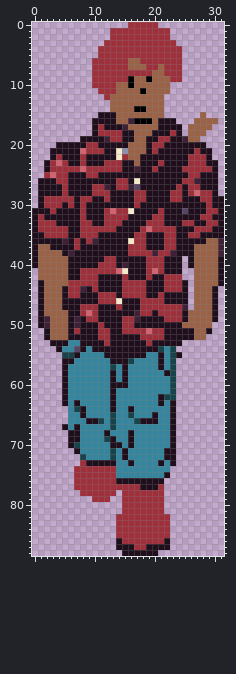
Two versions of one sprite sheet, world-quest/art/Characters/main character/walk_down3.png. Above is the file before it was changed.
The file is 32x89 pixels.
After:
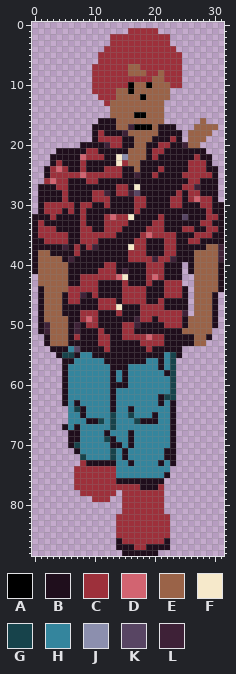
Palette (. is transparent): A #000000  B #1f0e1c  C #9d303b  D #d26471  E #9a6348  F #f6e9cb  G #17434b  H #34859d  J #8c8fae  K #584563  L #3e2137
The exact change:
Changed rows in their new state; - is an unchanged pixel.
first column x 0:
 0 ----------------.....-----------
 1 -------------...-----..---------
 3 ------------.----------.--------
 4 -----------.------------.-------
 6 ----------.-----CC--------------
 7 ------------------C--C----------
 8 ----------------EEE-C-----------
 9 ----------------CCCC--C---------
10 --------------CC---A---CC-------
11 ----------C-----A-E-------------
12 -----------C-C----A---E---------
13 ------------C-------------------
14 -----------------EE-------------
15 -----------..E---AA---------.---
16 ----------.-----EEEE-E..---.-..-
17 -----------B--EELAAA----.-.---E-
18 ------------BBBLE---E--B-----E--
19 --------..-CC------E-BBC-.--E---
20 ----....-BB-LCC-B---B-C--LEE.---
21 ---.----B--B--BB-----C-----B-.--
22 ----B---DCCC---J--E-C-----B-B---
23 --.BCB------BBFCE----B--------.-
24 ----D-BBCBBB-----E--BC---B---B--
25 --BC--CCD--CCCC--L--C----C--CC--
26 -.CD-----CC---BB-B-------B-C----
27 ----C-----BBB---BF------BC-L----
28 ------------L-CCLKB----B---CBB--
29 --BBB-B-BBCC--------------CD---.
30 -----C---C--C-----C----CC---C---
31 .-C-C-C-----BBBBBC---B---B----B-
32 -B-C---------D--F---B----K--B-C-
33 --BB-----B-----C---B-----BB-C-B-
34 ----BB----BB--C---BC--BB-CCBB-C-
35 -C---------CCC---B-DCC----B-CC--
36 --CCCC-BC-C-----B---------CC-BBB
37 -BB--L---CL-----F----------BB---
38 ---BB-BC-----------BBB-C--------
39 -----BL-----BB--CCC-L-CL-B-----L
40 -----------B---B----------------
41 B-------BBB---BL----C-----B-----
42 -----------CCCDF----DCBBB-------
43 -E----BB--------BBBC-----.------
44 -----E--CC--------------------EB
45 --------L-CBBB-------BCCC-------
46 ------CC------BCCC-BB-----------
47 --------BBBCCCF-------BBBB------
48 -----B---C----C--B--C----L.-----
49 --E----BCD-----BB-CC-C----------
50 ---------CCB-----L----CCCB----B-
51 -BL----L----B----BBBBB---EE--E--
52 -------C-------CCC-D---------B--
53 --BEEEBB---C------C-CC---BBEE---
54 ---B-B---B--C------C-BBBB-------
55 ----B-----BB-------BB-----------
56 ------------B---BBB-------------
57 -------------BB-----------------
Pixel boxes of the changes (left, top, right, bottom) in both pictures:
changed: (32, 22, 224, 370)
